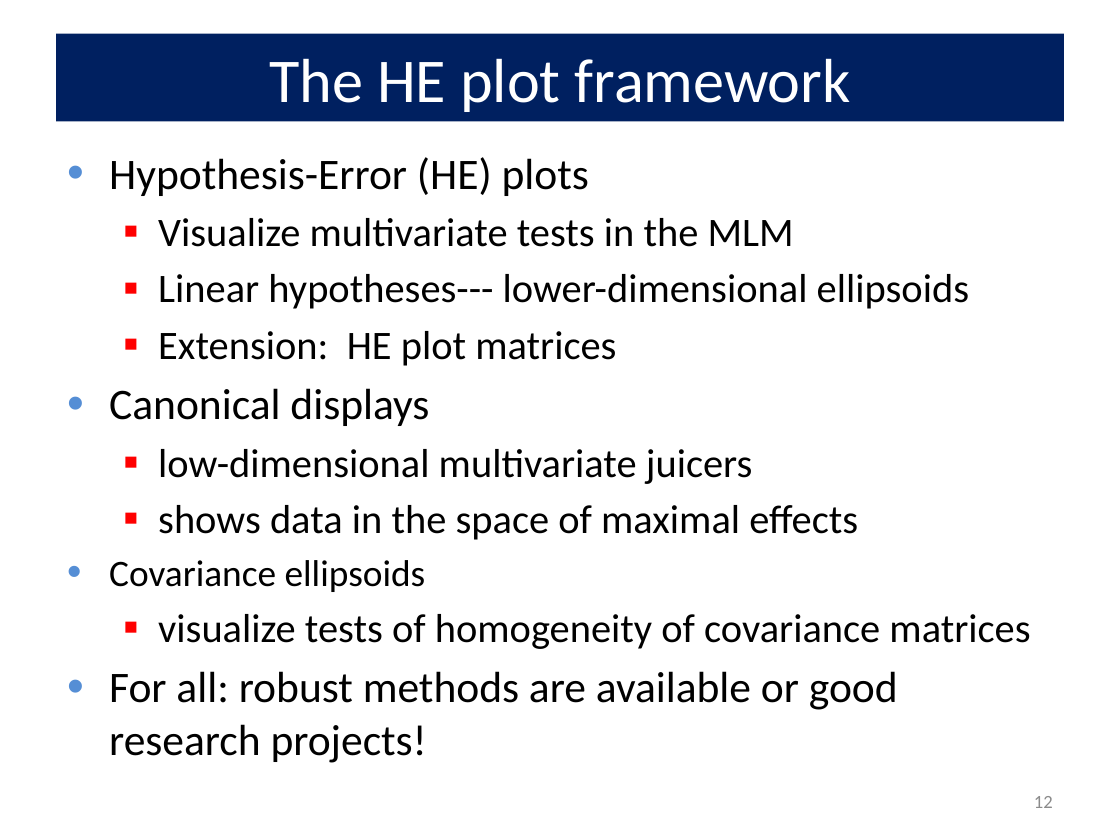
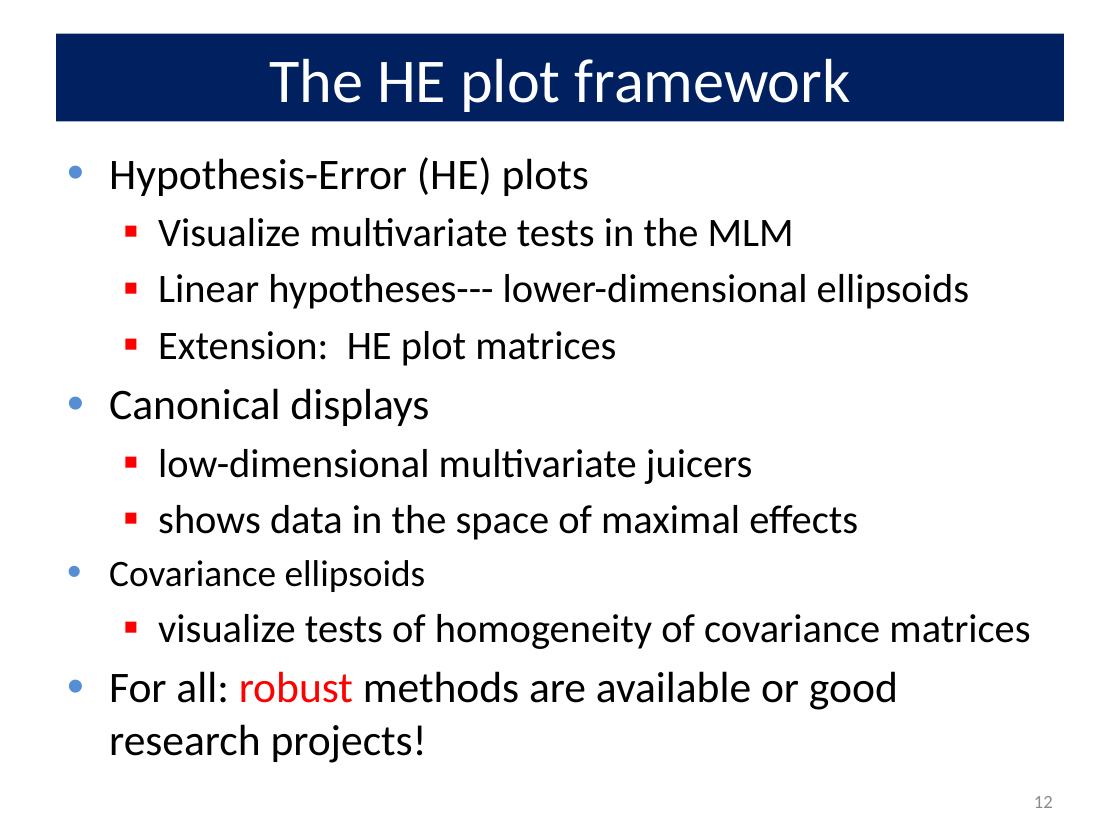
Before and after one commit to friendly/VisMLM-course, a slide deck: slide 12 of lectures/lecture2.pptx. Drawn at 1120x840 pixels with LibreOffice and Linux fonts; fonts in the diff are those of the drawing. Boxes give left, top, right and bottom in pixels: in the first picture for what was removed or moved away, otherwise in the second. Text is boxed around its words. In the diff, an @@ line names an element or a change of style, - is before the commit and + after.

```diff
--- a/lectures/lecture2.pptx
+++ b/lectures/lecture2.pptx
@@ text at <box>109,671,898,763</box>: text colour #000000 to #FF0000 in "robust" @@
```
Also in this commit, not shown: 5 other slides changed, 4 other files.
